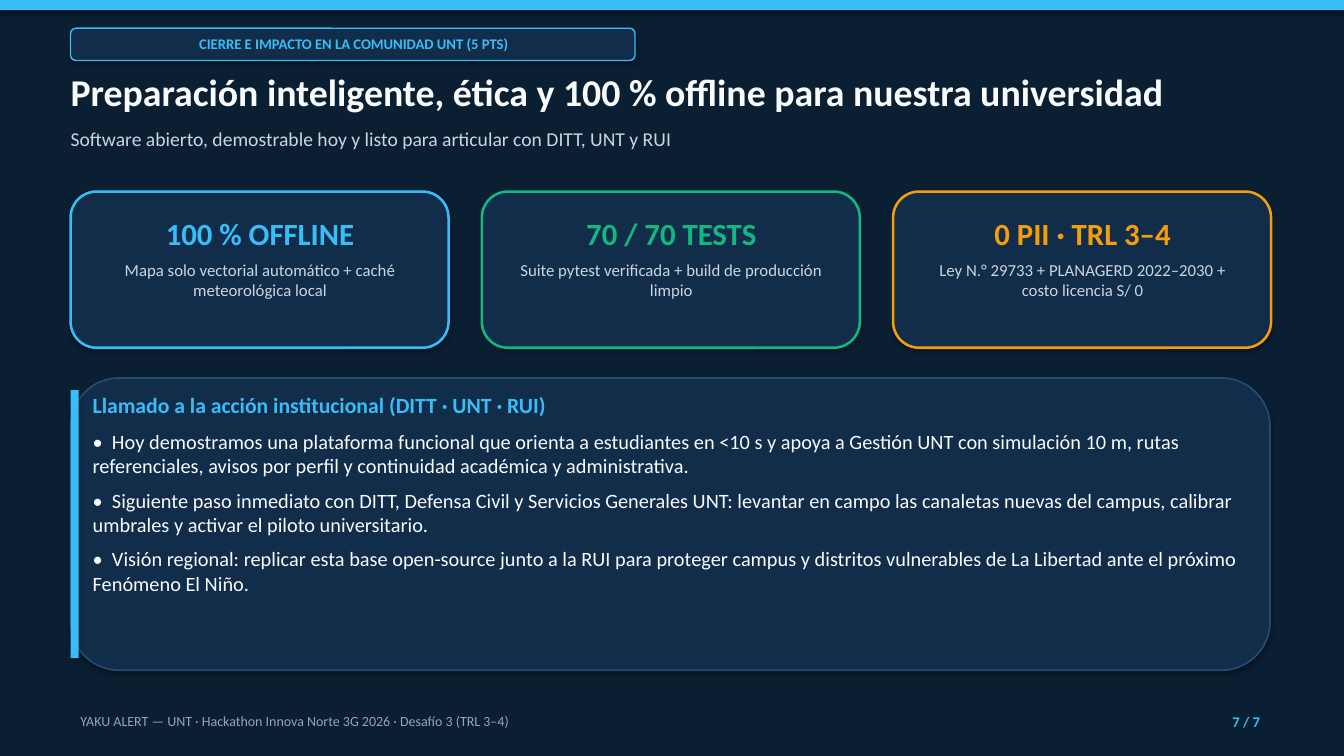
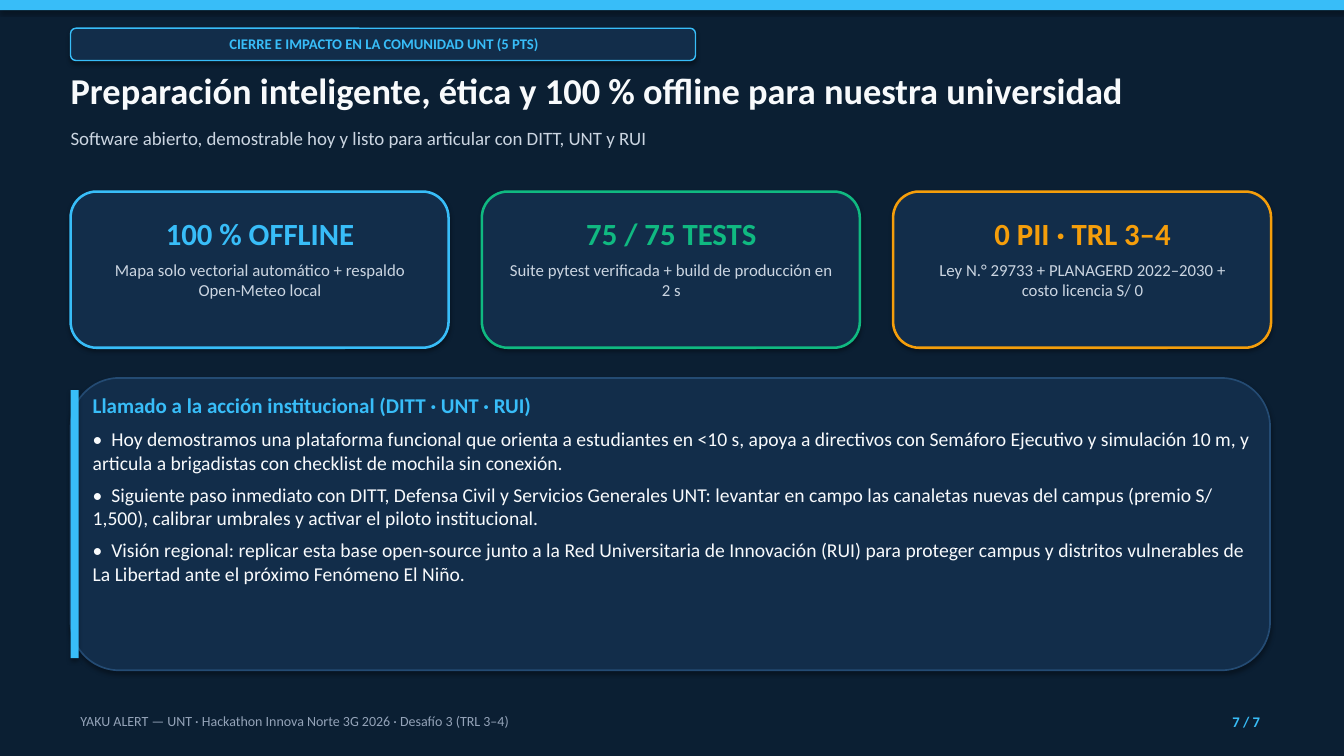
Before and after one commit to Prolexis/yaku-alert-unt, a slide deck: slide 7 of pitch/YAKU_ALERT_UNT_PITCH.pptx. Drawn at 1344x756 pixels with LibreOffice and Linux fonts; fonts in the diff are those of the drawing. Boxes give left, top, right and bottom in pixels: in the first picture for what was removed or moved away, otherwise in the second. Text is boxed around its words. In the diff, an @@ line names an element or a change of style, - is before the commit and + after.

```diff
--- a/pitch/YAKU_ALERT_UNT_PITCH.pptx
+++ b/pitch/YAKU_ALERT_UNT_PITCH.pptx
@@ rounded rectangle "CIERRE E IMPACTO EN LA ...": place and size @@
-rounded rectangle "CIERRE E IMPACTO EN LA ..." at box(71, 28, 635, 60)
+rounded rectangle "CIERRE E IMPACTO EN LA ..." at box(71, 28, 696, 60)
@@ text "Preparación inteligente, ética y 100 ..." at box(71, 78, 1122, 110): size 27 to 26 pt @@
@@ text "Software abierto, demostrable hoy y ..." at box(71, 132, 646, 148): size 14 to 13.5 pt @@
@@ text at box(510, 225, 832, 296): text changed @@
-70 / 70 TESTS
-Suite pytest verificada + build de producción limpio
+75 / 75 TESTS
+Suite pytest verificada + build de producción en 2 s
@@ text at box(115, 264, 405, 299): text changed @@
-Mapa solo vectorial automático + caché meteorológica local
+Mapa solo vectorial automático + respaldo Open-Meteo local
@@ text at box(93, 397, 531, 416): size 15.5 to 15 pt in "Llamado a la acción institucional (DITT · ..."; less space between paragraphs @@
@@ text at box(93, 432, 1249, 584): text changed; size 14.5 to 14 pt @@
-• Hoy demostramos una plataforma funcional que orienta a estudiantes en <10 s y apoya a Gestión UNT con simulación 10 m, rutas referenciales, avisos por perfil y continuidad académica y administrativa.
-• Siguiente paso inmediato con DITT, Defensa Civil y Servicios Generales UNT: levantar en campo las canaletas nuevas del campus, calibrar umbrales y activar el piloto universitario.
-• Visión regional: replicar esta base open-source junto a la RUI para proteger campus y distritos vulnerables de La Libertad ante el próximo Fenómeno El Niño.
+• Hoy demostramos una plataforma funcional que orienta a estudiantes en <10 s, apoya a directivos con Semáforo Ejecutivo y simulación 10 m, y articula a brigadistas con checklist de mochila sin conexión.
+• Siguiente paso inmediato con DITT, Defensa Civil y Servicios Generales UNT: levantar en campo las canaletas nuevas del campus (premio S/ 1,500), calibrar umbrales y activar el piloto institucional.
+• Visión regional: replicar esta base open-source junto a la Red Universitaria de Innovación (RUI) para proteger campus y distritos vulnerables de La Libertad ante el próximo Fenómeno El Niño.
```
Also in this commit, not shown: 6 other slides changed, 2 other files.
